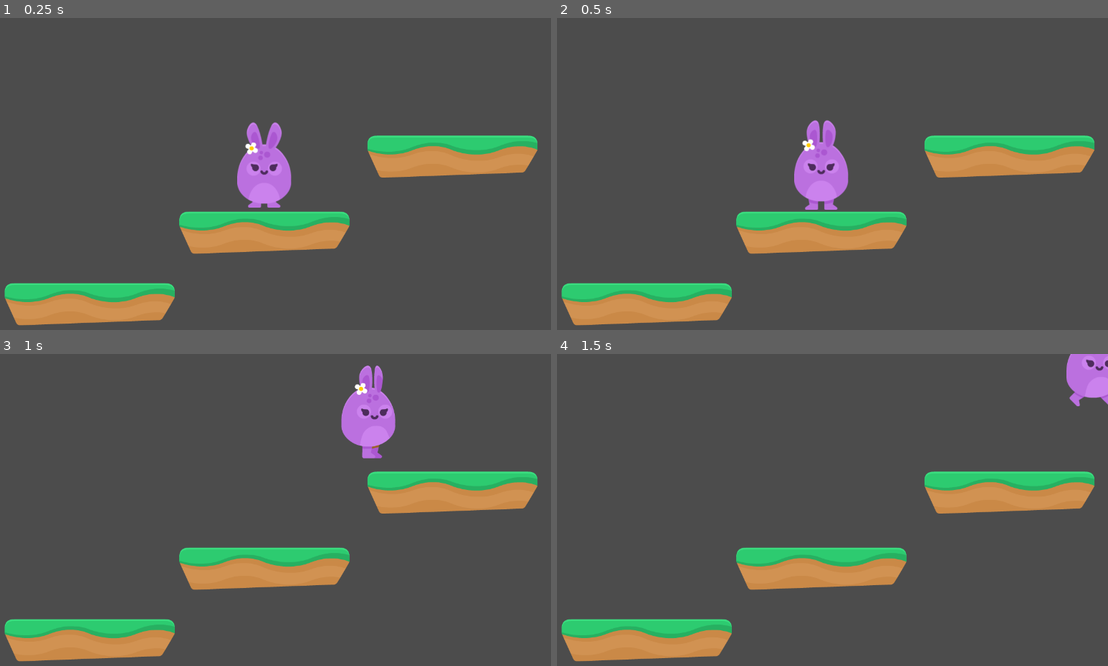
Above: before the commit, frames 1-4 (two rows, left to right).
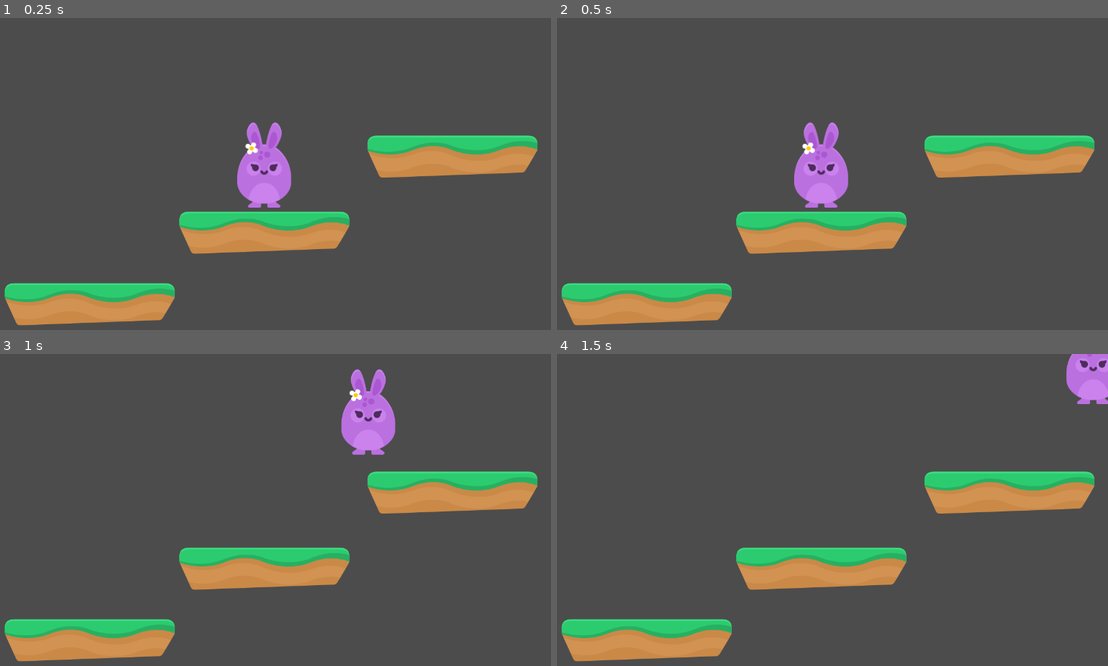
Above: after the commit, the same moments.

Repository: mc-carthy/gdHoppyDays
Game: Godot game, scene res://Scenes/Levels/Level1.tscn
The game is run twice, just before and just after one commit, with the same random seed, the same clock (stepped at 60 frames per second) and the same inputs.
Inputs:
- Up to frame 1 (0.25 s): no input
- Up to frame 2 (0.5 s): no input
- Up to frame 3 (1 s): hold Right (ui_right) from 0.53 s (still down); tap Up (ui_up) at 0.77 s
- Up to frame 4 (1.5 s): keep holding Right (ui_right)

Frame 1 is identical in both runs. In frame 2, 0.5% of the frame differs, in the area x 43-53%, y 32-62%; in frame 3, 0.9%, in the area x 61-72%, y 3-34%; in frame 4, 0.3%.
Error after the commit: Parse Error: The function signature doesn't match the parent. Parent signature is: "void update()". (res://Scripts/PlayerAnimation.gd:3)

Commit message:
Extract animation logic to seperate script

Diff:
--- a/Scenes/Player.tscn
+++ b/Scenes/Player.tscn
@@ -1,14 +1,15 @@
-[gd_scene load_steps=10 format=2]
+[gd_scene load_steps=11 format=2]
 
 [ext_resource path="res://Scripts/Player.gd" type="Script" id=1]
 [ext_resource path="res://GFX/Players/bunny2_stand.png" type="Texture" id=2]
 [ext_resource path="res://GFX/Players/bunny2_ready.png" type="Texture" id=3]
 [ext_resource path="res://GFX/Players/bunny2_hurt.png" type="Texture" id=4]
-[ext_resource path="res://GFX/Players/bunny2_jump.png" type="Texture" id=5]
-[ext_resource path="res://GFX/Players/bunny2_walk1.png" type="Texture" id=6]
-[ext_resource path="res://GFX/Players/bunny2_walk2.png" type="Texture" id=7]
+[ext_resource path="res://GFX/Players/bunny2_walk1.png" type="Texture" id=5]
+[ext_resource path="res://GFX/Players/bunny2_walk2.png" type="Texture" id=6]
+[ext_resource path="res://GFX/Players/bunny2_jump.png" type="Texture" id=7]
+[ext_resource path="res://Scripts/PlayerAnimation.gd" type="Script" id=8]
 
-[sub_resource type="SpriteFrames" id=2]
+[sub_resource type="SpriteFrames" id=1]
 
 animations = [ {
 "frames": [ ExtResource( 2 ), ExtResource( 3 ) ],
@@ -21,18 +22,18 @@
 "name": "hurt",
 "speed": 5.0
 }, {
-"frames": [ ExtResource( 5 ) ],
+"frames": [ ExtResource( 5 ), ExtResource( 6 ) ],
+"loop": true,
+"name": "run",
+"speed": 7.0
+}, {
+"frames": [ ExtResource( 7 ) ],
 "loop": true,
 "name": "jump",
 "speed": 5.0
-}, {
-"frames": [ ExtResource( 6 ), ExtResource( 7 ) ],
-"loop": true,
-"name": "run",
-"speed": 7.0
 } ]
 
-[sub_resource type="CapsuleShape2D" id=1]
+[sub_resource type="CapsuleShape2D" id=2]
 
 custom_solver_bias = 0.0
 radius = 60.0
@@ -52,12 +53,13 @@
 
 [node name="AnimatedSprite" type="AnimatedSprite" parent="." index="0"]
 
-frames = SubResource( 2 )
+frames = SubResource( 1 )
 animation = "idle"
 frame = 1
+script = ExtResource( 8 )
 
 [node name="Collider" type="CollisionShape2D" parent="." index="1"]
 
 position = Vector2( 0, 25 )
-shape = SubResource( 1 )
+shape = SubResource( 2 )
 _sections_unfolded = [ "Transform" ]
--- a/Scripts/Player.gd
+++ b/Scripts/Player.gd
@@ -16,20 +16,18 @@
     jump()
     move_and_slide(motion, UP)
 
+func _process(delta):
+    update_animation(motion)
+
+func update_animation(motion):
+    $AnimatedSprite.update(motion)
+
 func run():
     motion.x = 0
-    $AnimatedSprite.flip_h = false
     if Input.is_action_pressed("ui_right"):
         motion.x += SPEED
-        if is_on_floor():
-            $AnimatedSprite.play('run')
     if Input.is_action_pressed("ui_left"):
         motion.x -= SPEED
-        if is_on_floor():
-            $AnimatedSprite.play('run')
-        $AnimatedSprite.flip_h = true
-    if motion.x == 0 and motion.y == 0:
-        $AnimatedSprite.play('idle')
 
 func fall(delta):
     if is_on_floor():
--- /dev/null
+++ b/Scripts/PlayerAnimation.gd
@@ -0,0 +1,13 @@
+extends AnimatedSprite
+
+func update(motion):
+    flip_h = false
+    if motion.y < 0:
+        play('jump')
+    elif motion.x > 0:
+        play('run')
+    elif motion.x < 0:
+        play('run')
+        flip_h = true
+    else:
+        play('idle')
